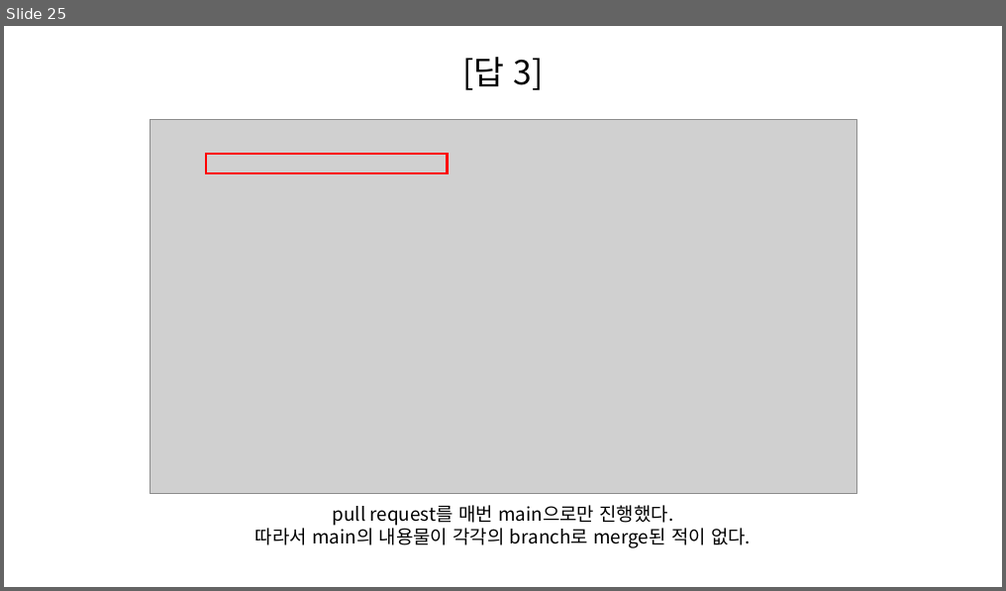
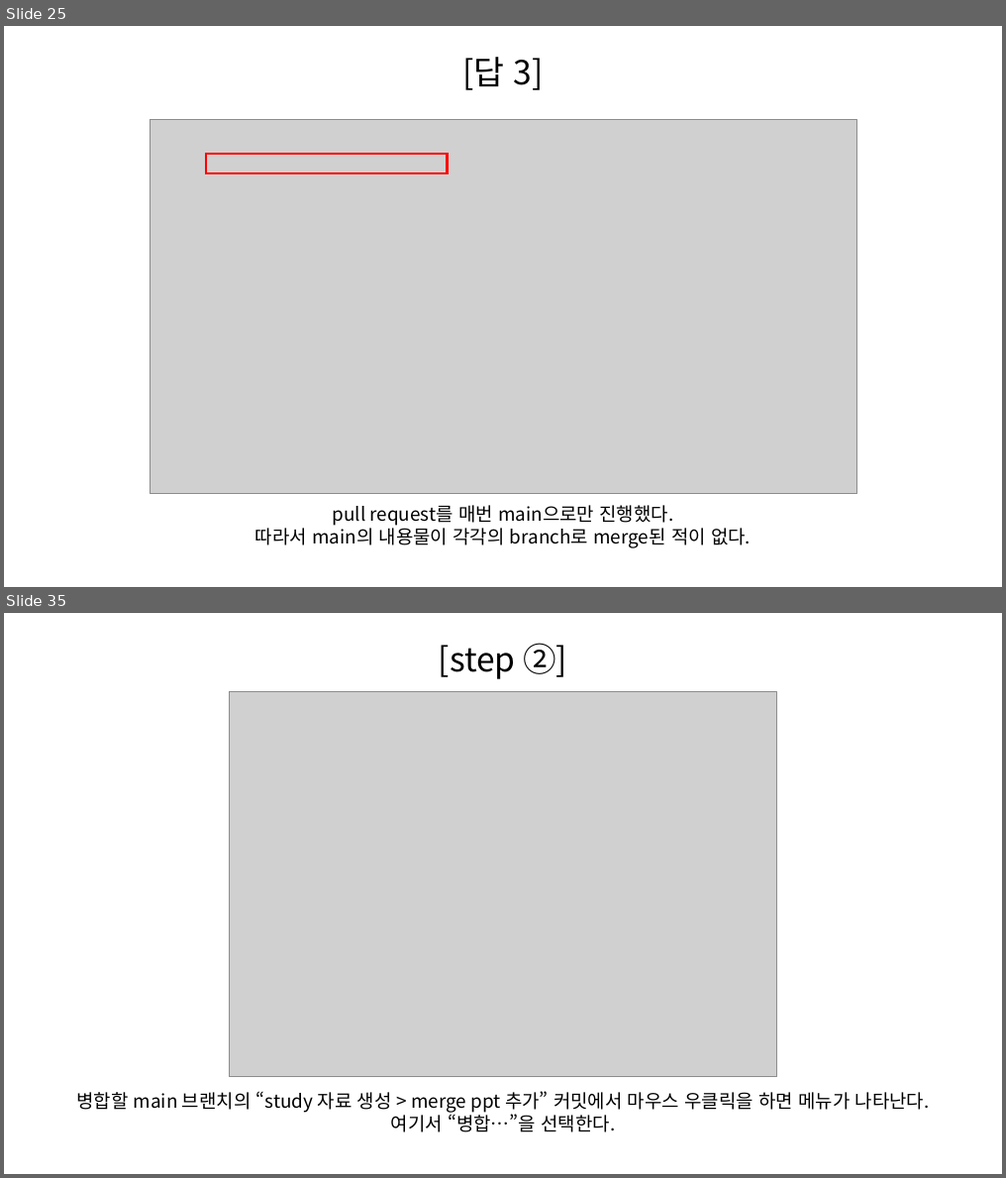
Before and after one commit to SeungHeeNoh/study_well, a slide deck: docs/4. merge.pptx. Shown one above the other, each under a label of ours: slide 25 before the commit, slides 25 and 35 after it; the slides between them are not shown. The pictures are 1006x591 and 1006x1178 pixels, drawn with LibreOffice and Linux fonts; fonts in the diff are those of the drawing; grey boxes stand for pictures. Boxes give left, top, right and bottom in pixels: in the first picture for what was removed or moved away, otherwise in the second. Text is boxed around its words. In the diff, an @@ line names an element or a change of style, - is before the commit and + after.

Commit message:
study 자료 > 참고 문헌 표기 변경 및 sourcetree를 이용한 merge 방법 내용 추가

```diff
--- a/docs/4. merge.pptx
+++ b/docs/4. merge.pptx
@@ slide 35 added at [4,613,1002,1174], background #FFFFFF @@
@@ text added at [439,643,567,679], 32 pt, text #000000 @@
+[step ②]
@@ picture added at [230,692,777,1078] @@
@@ text added at [76,1091,930,1133], 18 pt, text #000000 @@
+병합할 main 브랜치의 “study 자료 생성 > merge ppt 추가” 커밋에서 마우스 우클릭을 하면 메뉴가 나타난다.
+여기서 “병합…”을 선택한다.
```
Also in this commit, not shown: 3 slides changed, 12 other slides added.
